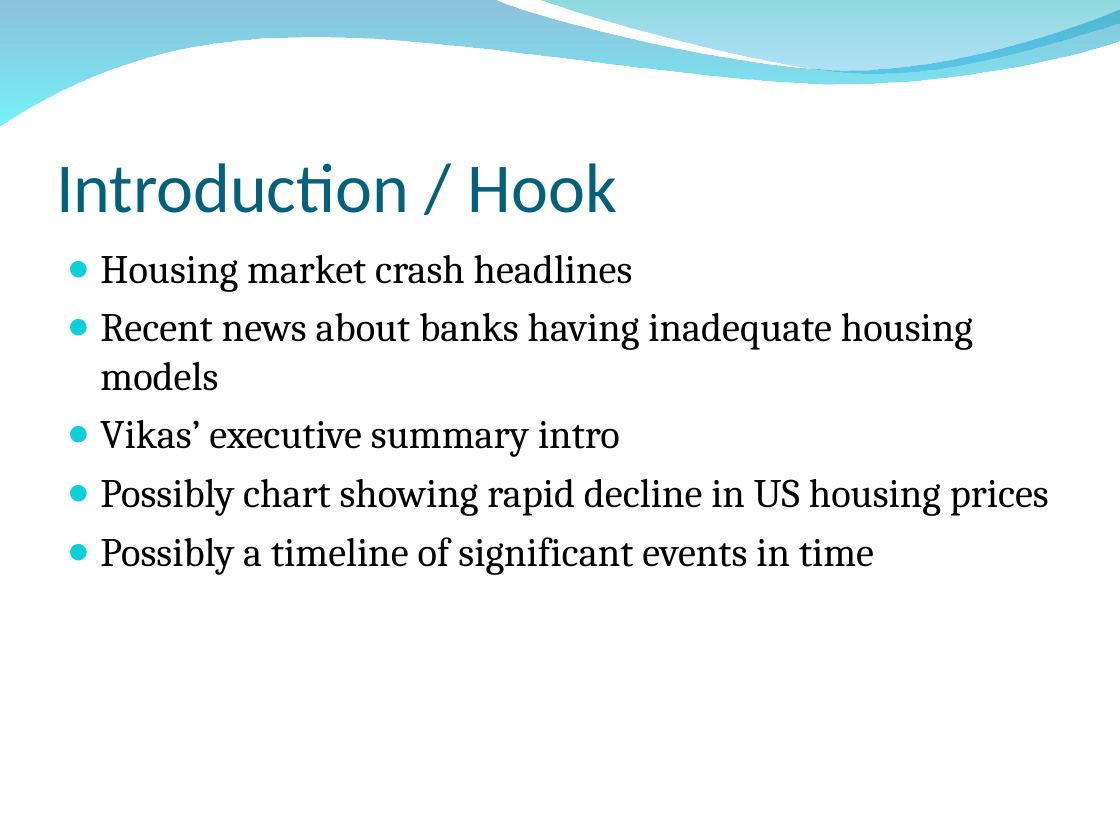
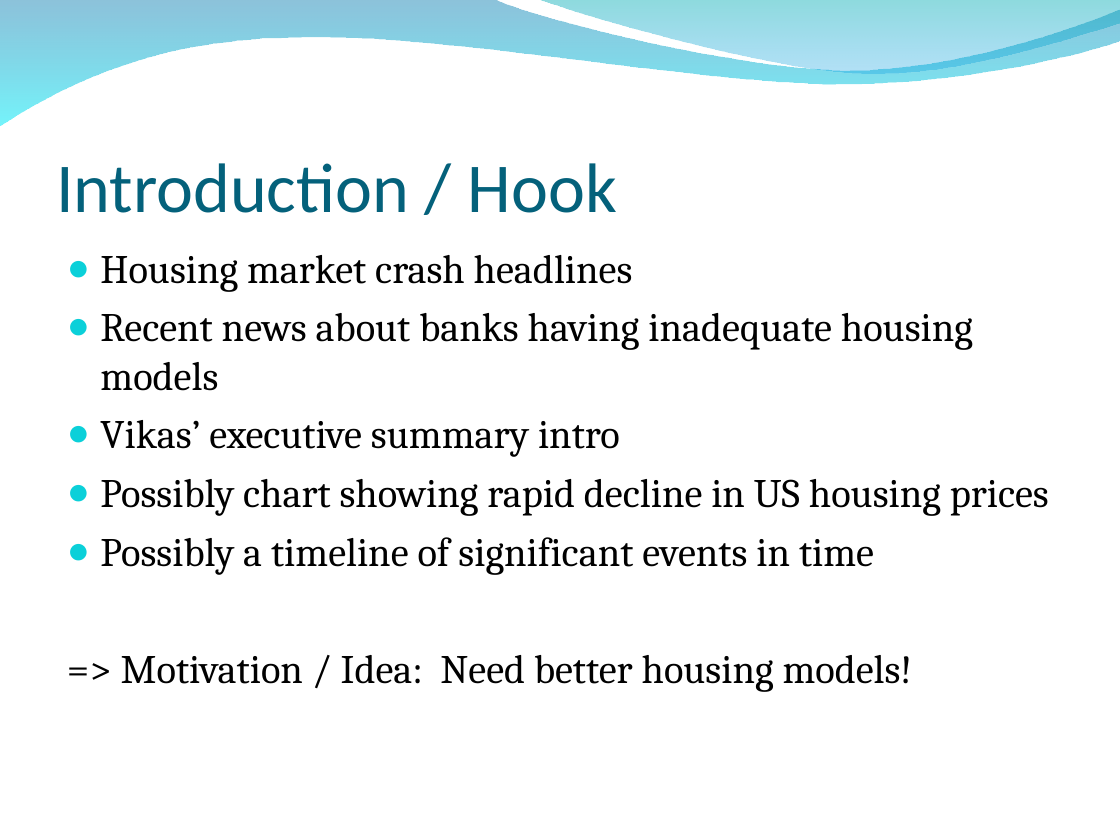
Before and after one commit to zhouzhenghui/svnrepository, a slide deck: slide 3 of SVNRepository/Presentation/Presentation outline draft.ppt. Drawn at 1120x840 pixels with LibreOffice and Linux fonts; fonts in the diff are those of the drawing; background and template pictures are left out. Boxes give left, top, right and bottom in pixels: in the first picture for what was removed or moved away, otherwise in the second. Text is boxed around its words. In the diff, an @@ line names an element or a change of style, - is before the commit and + after.

```diff
--- a/SVNRepository/Presentation/Presentation outline draft.ppt
+++ b/SVNRepository/Presentation/Presentation outline draft.ppt
@@ text at <box>121,655,913,692</box>: paragraph added @@
+=> Motivation / Idea: Need better housing models!
```
Also in this commit, not shown: 1 other file.
